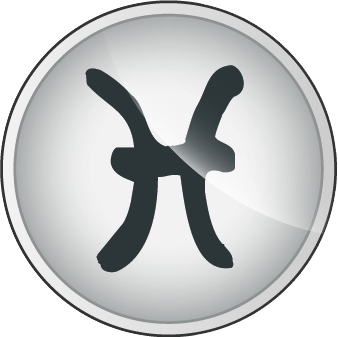
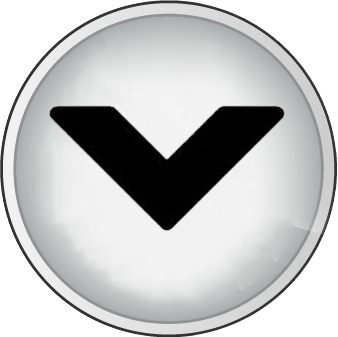
Before/after of a 338px x 337px layered artwork. What changed in the layer stack:
added layer "Layer 1" above "Play" over [48, 105, 286, 232]
added layer "Play" (2nd of 2) above "Pisces" over [29, 40, 295, 313]
hid "Pisces" over [29, 40, 295, 313]
